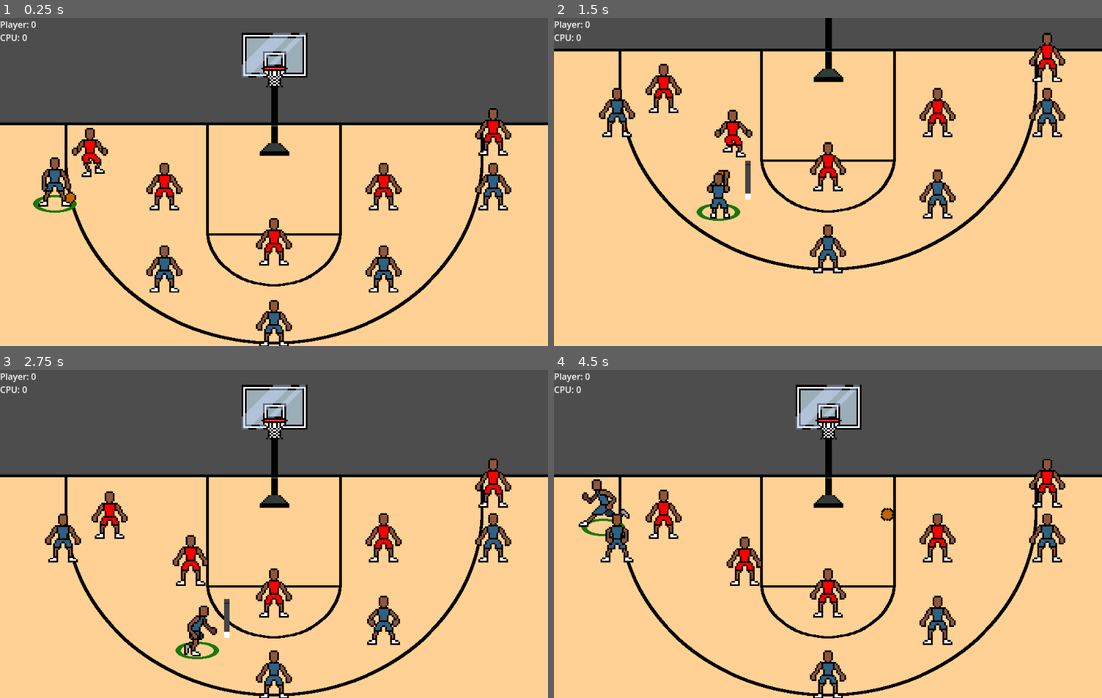
Above: before the commit, frames 1-4 (two rows, left to right).
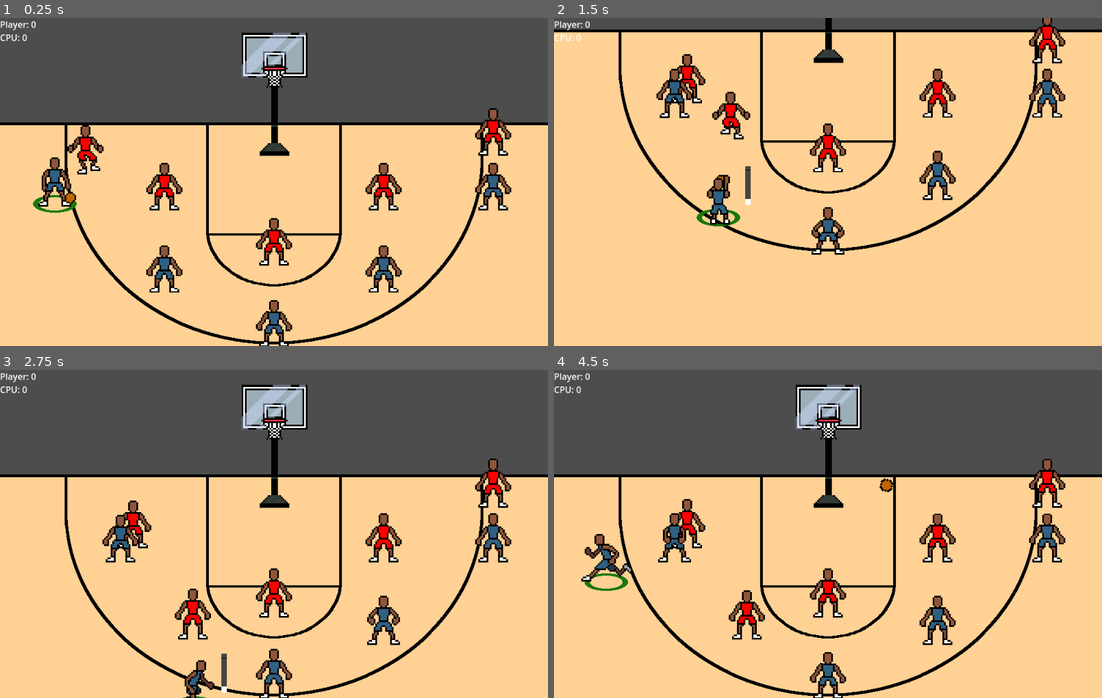
Above: after the commit, the same moments.

Repository: david8zhang/baller-quest-godot
Game: Godot game, scene res://scenes/Main.tscn
Two runs of this game, one before a commit and one after it. Both use one fixed random seed, a clock stepped at 60 frames per second and the inputs below.
Inputs:
- Up to frame 1 (0.25 s): no input
- Up to frame 2 (1.5 s): hold Right (move_right) 0.53-1.28 s; tap Space (pass) at 0.6 s; hold Down (move_down) from 1.28 s (still down); tap F (shoot_ball) at 1.35 s
- Up to frame 3 (2.75 s): release Down (move_down) at 2.03 s; hold Right (move_right) from 2.03 s (still down); tap Space (pass) at 2.1 s
- Up to frame 4 (4.5 s): release Right (move_right) at 2.78 s; hold Up (move_up) 2.78-3.53 s; tap F (shoot_ball) at 2.85, 4.35 s; hold Left (move_left) from 3.53 s (still down); tap Space (pass) at 3.6 s

The runs differ from the first frame. In frame 1, 0.6% of the frame differs, in the area x 12-20%, y 32-49%; in frame 2, 17%, in the area x 0-100%, y 0-78%; in frame 3, 4.0%; in frame 4, 4.1%.

Commit message:
add player to player collision

Diff:
--- a/prefab/Player.tscn
+++ b/prefab/Player.tscn
@@ -32,8 +32,8 @@
 [ext_resource type="Script" path="res://scripts/fsm/DefendState.gd" id="26_7vp1i"]
 [ext_resource type="Script" path="res://scripts/fsm/InputControlState.gd" id="27_lpdy6"]
 
-[sub_resource type="CapsuleShape2D" id="CapsuleShape2D_8n74s"]
-height = 34.0
+[sub_resource type="RectangleShape2D" id="RectangleShape2D_ppf1a"]
+size = Vector2(8, 14)
 
 [sub_resource type="AtlasTexture" id="AtlasTexture_3p23s"]
 atlas = ExtResource("5_nmyfu")
@@ -928,10 +928,11 @@
 size = Vector2(8, 4)
 
 [node name="Player" type="RigidBody2D"]
-collision_mask = 0
-gravity_scale = 0.0
+gravity_scale = 2.66454e-15
 max_contacts_reported = 1
 contact_monitor = true
+lock_rotation = true
+linear_damp = 100.0
 script = ExtResource("1_qur1a")
 ball_scene = ExtResource("2_pi8my")
 
@@ -941,7 +942,7 @@
 
 [node name="CollisionShape2D" type="CollisionShape2D" parent="."]
 position = Vector2(0, 3)
-shape = SubResource("CapsuleShape2D_8n74s")
+shape = SubResource("RectangleShape2D_ppf1a")
 debug_color = Color(0, 0.6, 0.701961, 0.419608)
 
 [node name="Highlight" type="Sprite2D" parent="."]
--- a/scenes/Main.tscn
+++ b/scenes/Main.tscn
@@ -10,8 +10,8 @@
 [ext_resource type="Script" path="res://scripts/Scoreboard.gd" id="8_phybn"]
 
 [sub_resource type="CapsuleShape2D" id="CapsuleShape2D_iu75f"]
-radius = 367.0
-height = 738.0
+radius = 386.0
+height = 774.0
 
 [sub_resource type="SegmentShape2D" id="SegmentShape2D_b25lt"]
 a = Vector2(-600, 2.08165e-12)
--- a/scripts/Player.gd
+++ b/scripts/Player.gd
@@ -20,6 +20,7 @@
 @onready var anim_sprite: AnimatedSprite2D = get_node("AnimatedSprite2D")
 @onready var _state_machine: StateMachine = $StateMachine
 @onready var feet_area = $FeetArea as Area2D
+@onready var collision_shape_2d = $CollisionShape2D
 
 @export var ball_scene: PackedScene
 
@@ -36,7 +37,8 @@
 		anim_sprite.position.x,
 		anim_sprite.position.y + 40,
 	)
-
+	feet_area.scale = Vector2(3, 3)
+	collision_shape_2d.scale = Vector2(3, 3)
 
 func is_selected():
 	return player_manager.selected_player == self
--- a/scripts/fsm/DefendState.gd
+++ b/scripts/fsm/DefendState.gd
@@ -2,7 +2,7 @@
 extends State
 
 const SPEED = 300.0
-const MAX_DISTANCE = 15
+const MAX_DISTANCE = 45
 var last_moved_time = 0
 
 func enter(msg:={}):
@@ -18,14 +18,17 @@
 	var game = player.game as Game
 	var player_to_defend = player.get_player_to_defend() as Player
 	if !player_to_defend.has_ball:
+		player.linear_damp = 100
+		player.linear_velocity = Vector2.ZERO
 		player._state_machine.transition_to("IdleState")
 
 
-func _physics_process(delta):
+func physics_update(delta):
 	var curr_player = entity as Player
 	var player_to_defend = curr_player.get_player_to_defend() as Player
 
 	if player_to_defend != null and player_to_defend.has_ball:
+		curr_player.linear_damp = 0
 		var player_to_defend_pos = player_to_defend.global_position
 		var game = curr_player.game as Game
 		var hoop = game.hoop_1 if curr_player.side == Game.SIDE.CPU else game.hoop_2 as Hoop
@@ -37,14 +40,18 @@
 		# move toward defense point
 		var dir = (quarter_to_hoop - curr_player.global_position).normalized()
 		if (curr_player.global_position - quarter_to_hoop).length() > MAX_DISTANCE:
-			curr_player.translate(dir * delta * SPEED)
+			curr_player.linear_velocity = dir * SPEED
 			anim_sprite.play("onball-defensive-slide")
 			anim_sprite.flip_h = dir.x > 0
 			last_moved_time = Time.get_unix_time_from_system() * 1000
 		else:
 			var curr_time = Time.get_unix_time_from_system() * 1000
 			if curr_time - last_moved_time > 250:
+				curr_player.linear_velocity = Vector2.ZERO
 				var anim_name = "onball-defend-front"
 				if curr_player.side == Game.SIDE.CPU:
 					anim_name = "cpu-" + anim_name
 				anim_sprite.play(anim_name)
+	else:
+		curr_player.linear_damp = 100
+		curr_player.linear_velocity = Vector2.ZERO
--- a/scripts/fsm/InputControlState.gd
+++ b/scripts/fsm/InputControlState.gd
@@ -7,6 +7,7 @@
 # Called when the node enters the scene tree for the first time.
 func physics_update(_delta: float) -> void:
 	var player = entity as Player
+	player.linear_damp = 0
 	var velocity = Vector2.ZERO
 	if player.side == Game.SIDE.PLAYER:
 		if Input.is_action_pressed("move_right"):
@@ -20,7 +21,7 @@
 		if velocity.length() > 0:
 			velocity = velocity.normalized() * SPEED
 			player.update_pass_target(velocity)
-		player.global_position += velocity * _delta
+		player.linear_velocity = velocity
 
 	# Ensure player does not exceed court bounds
 	var court = player.court as Court
